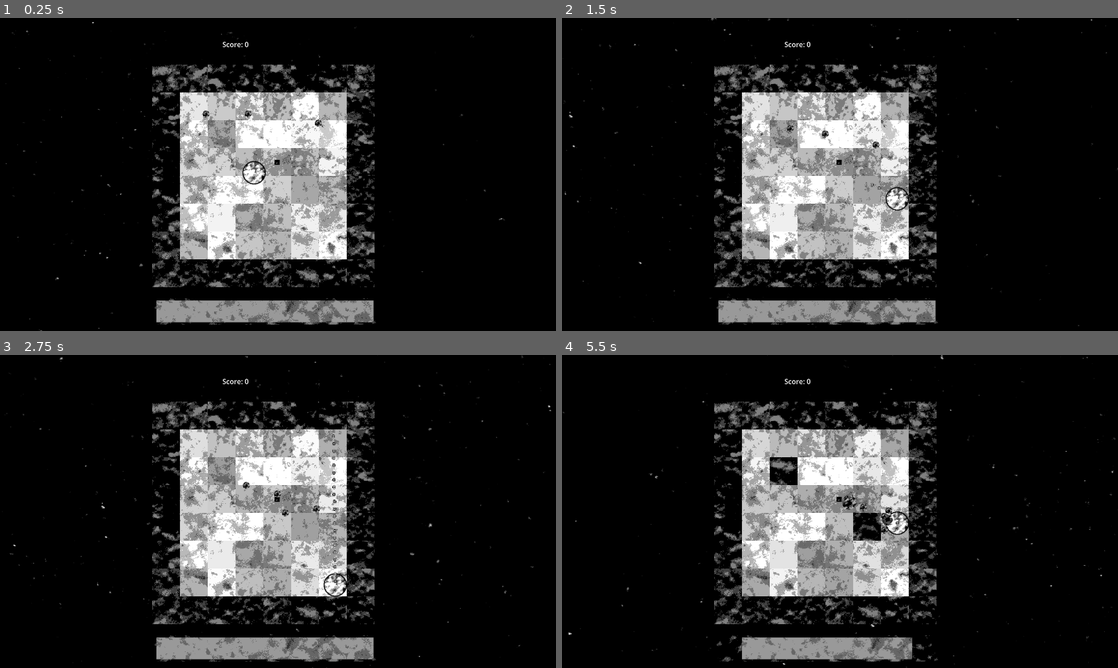
Above: before the commit, frames 1-4 (two rows, left to right).
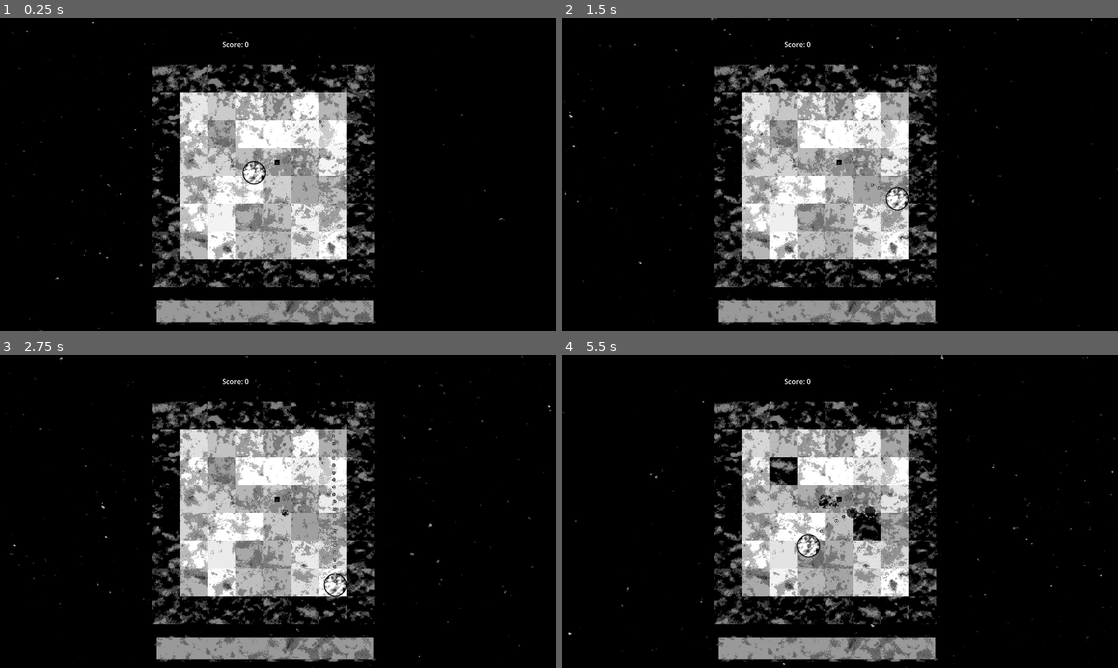
Above: after the commit, the same moments.

Repository: Indivicivet/ludumdare54
Game: Godot game, scene res://ludumdare54.tscn
Same seed, same stepped clock (60 frames per second), same inputs: the game is played once before the commit and once after it.
Inputs (mouse positions are in pixels of both pictures, inside the frame that each line leads up to):
- Up to frame 1 (0.25 s): no input
- Up to frame 2 (1.5 s): move the mouse to (962, 158) at 0.52 s; press the mouse at (962, 158) at 0.53 s; hold Right (right) 0.53-1.28 s; move the mouse to (728, 190) at 1.27 s; release the mouse at (728, 190) at 1.28 s; hold Down (down) from 1.28 s (still down); click (728, 190) at 1.35 s
- Up to frame 3 (2.75 s): move the mouse to (333, 442) at 2.02 s; release Down (down) at 2.03 s; press the mouse at (333, 442) at 2.03 s; hold Right (right) from 2.03 s (still down)
- Up to frame 4 (5.5 s): move the mouse to (812, 574) at 2.77 s; release Right (right) at 2.78 s; release the mouse at (812, 574) at 2.78 s; hold Up (up) 2.78-3.53 s; click (812, 574) at 2.85 s; move the mouse to (1006, 558) at 3.52 s; press the mouse at (1006, 558) at 3.53 s; hold Left (left) 3.53-5.03 s; move the mouse to (673, 464) at 4.27 s; release the mouse at (673, 464) at 4.28 s; click (673, 464) at 4.35 s; move the mouse to (867, 511) at 5.02 s; press the mouse at (867, 511) at 5.03 s; hold Down (down) from 5.03 s (still down)

The runs differ from the first frame. In frame 1, less than 0.1% of the frame differs, in the area x 36-58%, y 29-35%; in frame 2, less than 0.1%; in frame 3, less than 0.1%; in frame 4, 2.3%, in the area x 28-68%, y 44-98%.

Commit message:
remove the starting enemies

Diff:
--- a/play_region.tscn
+++ b/play_region.tscn
@@ -6,7 +6,6 @@
 [ext_resource type="Texture2D" uid="uid://ldv1jpbimr3a" path="res://graphics/player_0002__P2000287.png" id="4_rgbkf"]
 [ext_resource type="Script" path="res://scripts/gun1.gd" id="5_stter"]
 [ext_resource type="AudioStream" uid="uid://2tktx7pq43t3" path="res://sfx/lose0001.wav" id="6_ambdy"]
-[ext_resource type="PackedScene" uid="uid://c4i8t3vyd1rqu" path="res://enemy_type_1.tscn" id="6_l52lc"]
 [ext_resource type="Script" path="res://scripts/enemy_spawner.gd" id="7_775sp"]
 [ext_resource type="Script" path="res://scripts/navigation_active_tiles.gd" id="7_ivpq0"]
 [ext_resource type="AudioStream" uid="uid://dywjwuj4uq6l2" path="res://sfx/genericexplosion0001.wav" id="7_x48ig"]
@@ -260,15 +259,6 @@
 stream = ExtResource("7_x48ig")
 volume_db = -3.0
 
-[node name="enemy_type1" parent="." instance=ExtResource("6_l52lc")]
-position = Vector2(135, -128)
-
-[node name="enemy_type1_2" parent="." instance=ExtResource("6_l52lc")]
-position = Vector2(-140, -151)
-
-[node name="enemy_type1_3" parent="." instance=ExtResource("6_l52lc")]
-position = Vector2(-37, -154)
-
 [node name="NavigationRegion2D" type="NavigationRegion2D" parent="."]
 position = Vector2(-193, -192)
 navigation_polygon = SubResource("NavigationPolygon_t6llx")
Not shown: 1 places in play_region.tscn that only renumber resources
